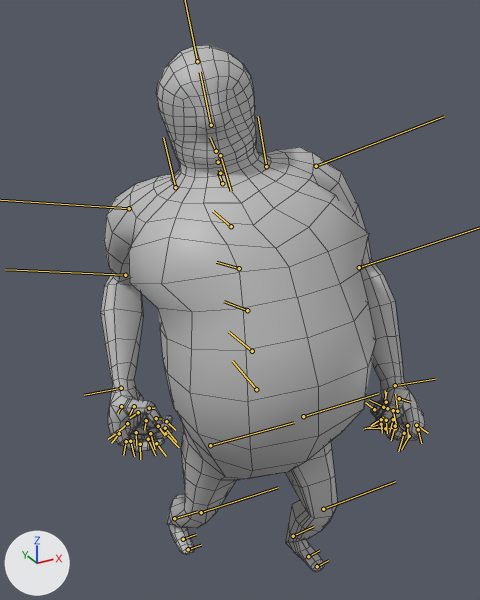
An edit to the FBX model Assets/Animation/Bubba@Attack.fbx, drawn before and after from the same camera.
Camera for both pictures: a 50 mm lens placed at (-0.834, -1.367, 1.674), pointed at (-0.003, 0.145, 0.919). The lights are fixed; the arrows at lower left show +X, +Y and +Z. Both versions are drawn at frame 13 of the action 'Take 001'; the numbers are the values there. The bones that bend it are drawn over the model as lines. Mesh edges are drawn as thin lines.

In view in the first picture: 'finished_quaddraw_bubba_RoadKillOut'.
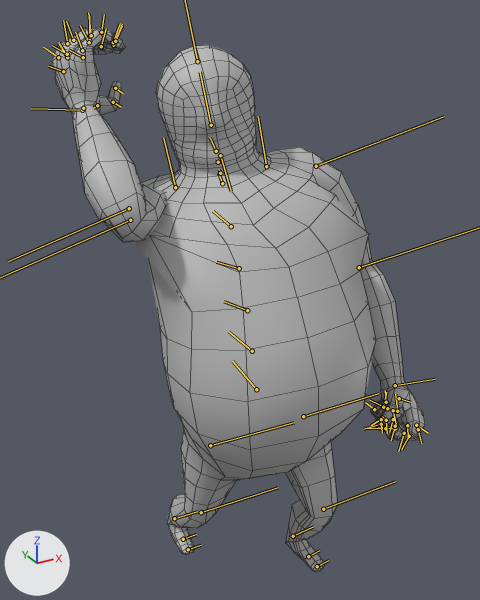
Where the change shows, as pixel boxes [x1, y1, x2, y2] in the pictures (480 x 600 px):
'finished_quaddraw_bubba_RoadKillOut', posed (15% wider): before [100, 45, 425, 572]; after [52, 27, 425, 572]

What changed in the scene script:
```text
Change bone_bubbarig_r_arm_shouldershjnt:
    where bone_bubbarig_r_arm_shouldershjnt = bpy.data.objects['Armature'].pose.bones['BubbaRig_r_Arm_ShoulderSHJnt']  # child of 'BubbaRig_r_Arm_ClavicleSHJnt'
    bone_bubbarig_r_arm_shouldershjnt.rotation_quaternion: (0.92, -0.09, -0.133, 0.358) -> (0.345, -0.461, 0.784, 0.232)  # degrees (-15, -10, 44) -> degrees (-4, 131, 59)
Change bone_bubbarig_r_arm_elbowshjnt:
    where bone_bubbarig_r_arm_elbowshjnt = bpy.data.objects['Armature'].pose.bones['BubbaRig_r_Arm_ElbowSHJnt']  # child of 'BubbaRig_r_Arm_ShoulderSHJnt'
    bone_bubbarig_r_arm_elbowshjnt.rotation_quaternion: (0.852, 0.0, 0.523, 0.0) -> (0.545, 0.0, 0.838, 0.0)  # degrees (0, 63, 0) -> degrees (0, 114, 0)
```
